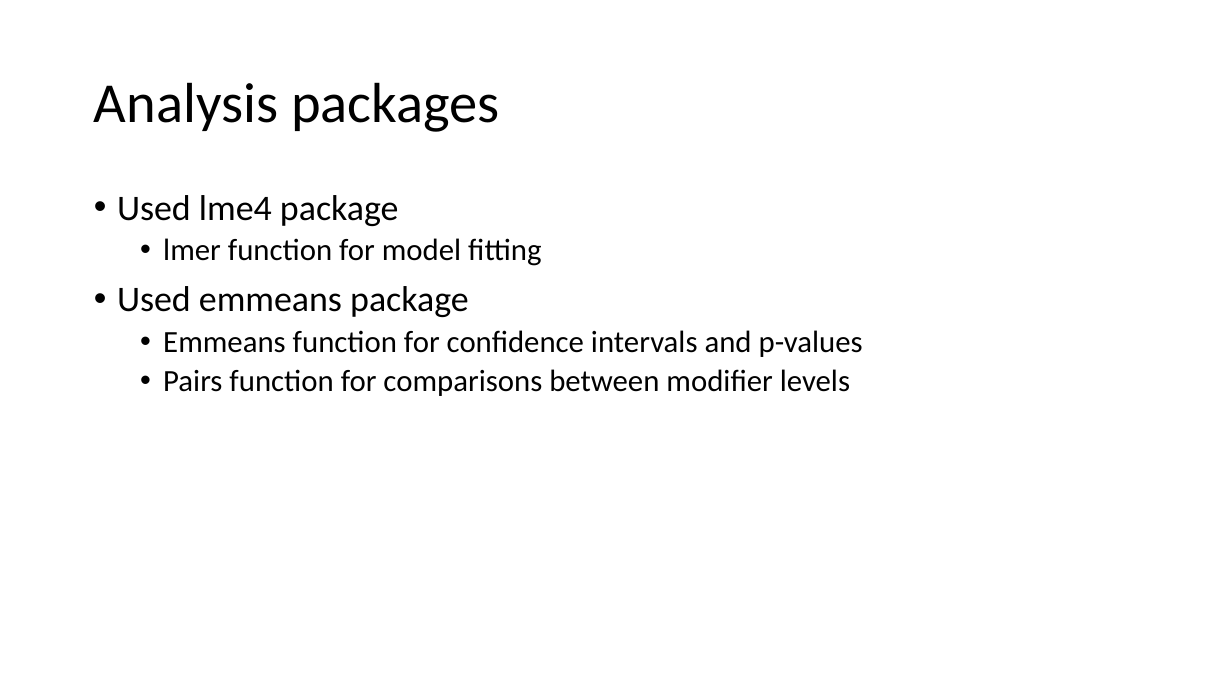
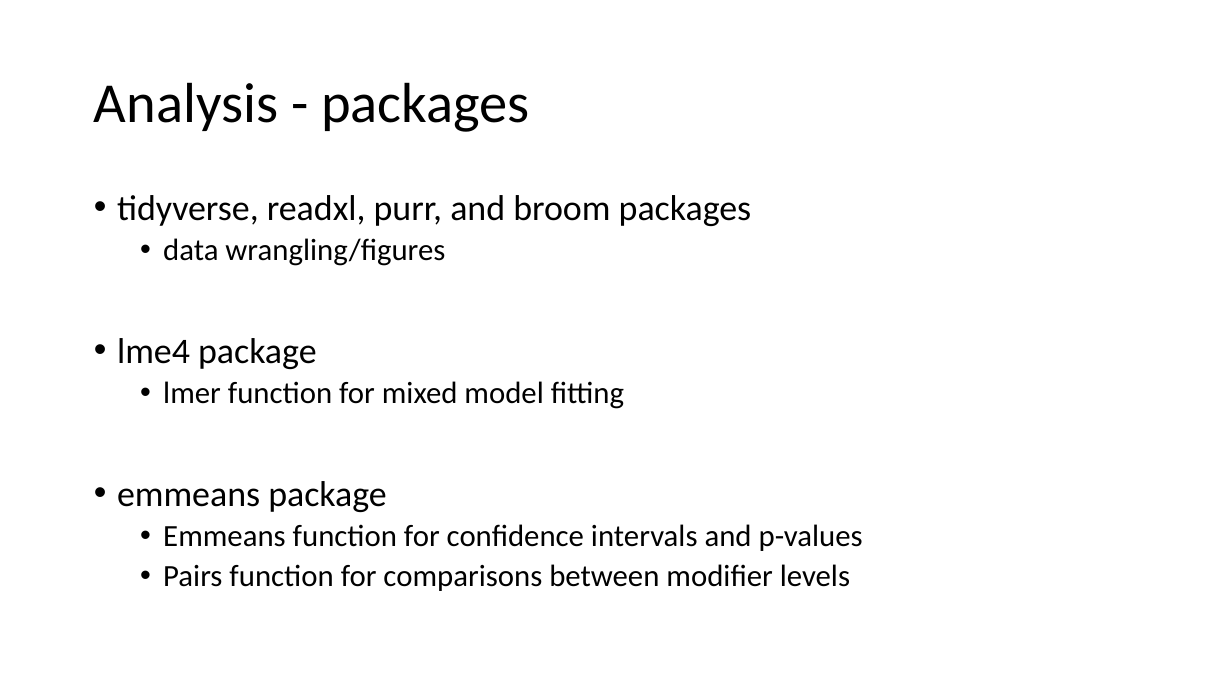
Before and after one commit to EEB698-F2018/analysis-outline-vanichols, a slide deck: slide 9 of Presentation_v1.pptx (slide 7 before the commit). Drawn at 1232x693 pixels with LibreOffice and Linux fonts; fonts in the diff are those of the drawing. Boxes give left, top, right and bottom in pixels: in the first picture for what was removed or moved away, otherwise in the second. Text is boxed around its words. In the diff, an @@ line names an element or a change of style, - is before the commit and + after.

Commit message:
Add updated presentation, has figures.

```diff
--- a/Presentation_v1.pptx
+++ b/Presentation_v1.pptx
@@ title at [94,82,530,132]: text changed @@
-Analysis packages
+Analysis - packages
@@ text at [117,195,752,512]: text changed @@
-• Used lme4 package
-  • lmer function for model fitting
-• Used emmeans package
+• tidyverse, readxl, purr, and broom packages
+  • data wrangling/figures
+• lme4 package
+  • lmer function for mixed model fitting
+• emmeans package
```
Also in this commit, not shown: 9 other slides changed, 4 slides added.
